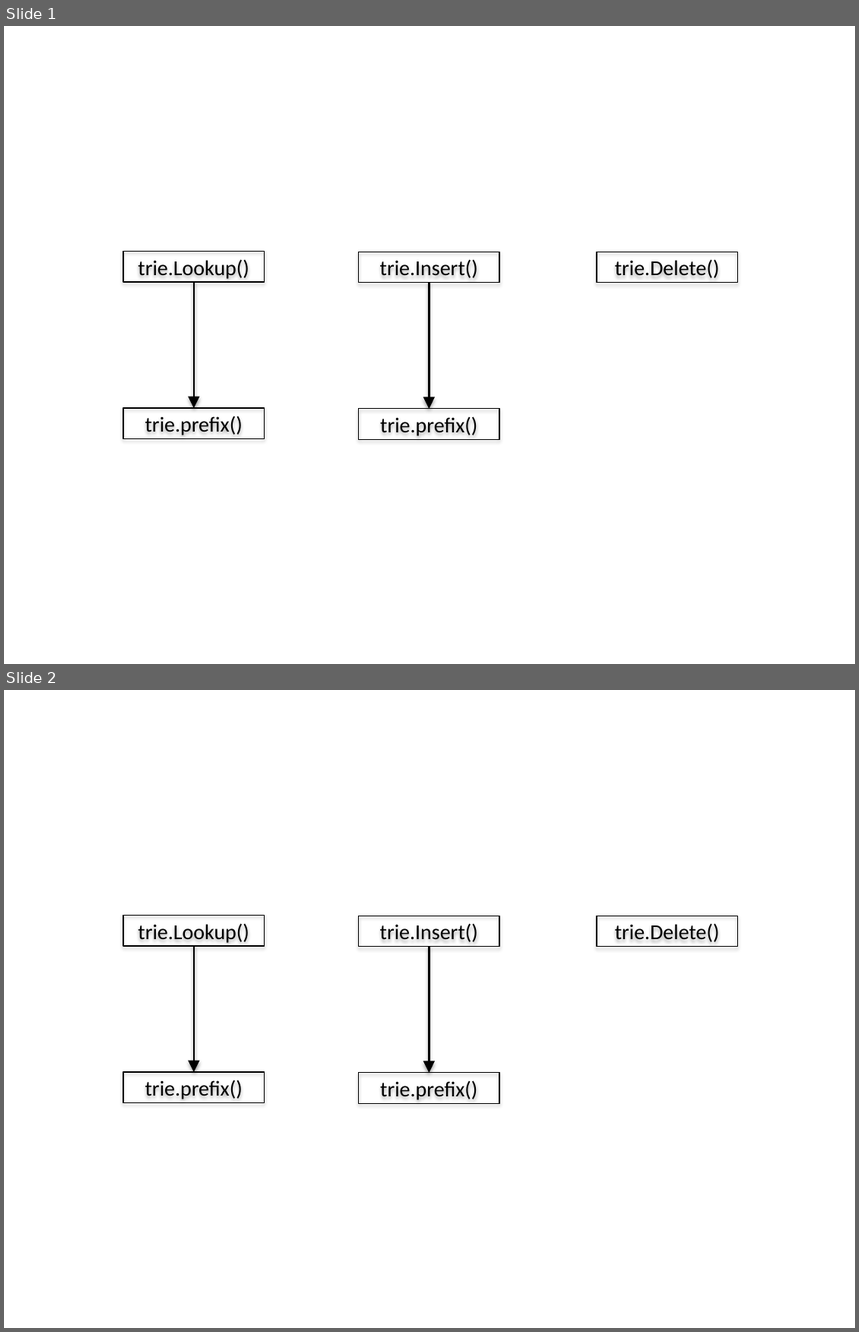
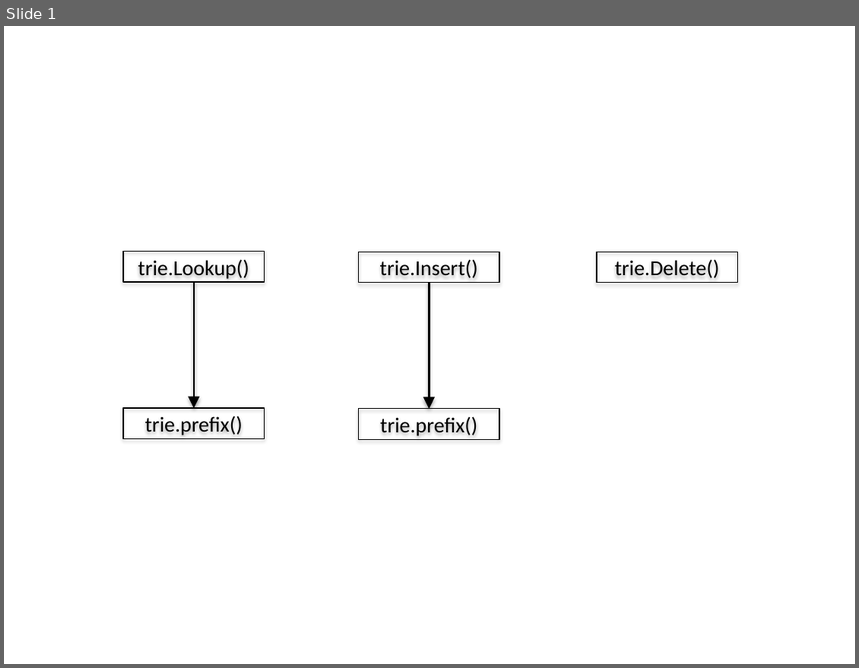
Before and after one commit to ema8490/etn, a slide deck: doc/call graphs.pptx. Shown one above the other, each under a label of ours: slides 1 and 2 before the commit, slide 1 after it. The pictures are 859x1332 and 859x668 pixels, drawn with LibreOffice and Linux fonts; fonts in the diff are those of the drawing. Boxes give left, top, right and bottom in pixels: in the first picture for what was removed or moved away, otherwise in the second. Text is boxed around its words. In the diff, an @@ line names an element or a change of style, - is before the commit and + after.

```diff
--- a/doc/call graphs.pptx
+++ b/doc/call graphs.pptx
@@ slide 2 removed at (4, 690, 855, 1328), background #FFFFFF @@
@@ rectangle removed at (123, 916, 265, 946) @@
-trie.Lookup()
@@ rectangle removed at (359, 916, 500, 947) @@
-trie.Insert()
@@ rectangle removed at (597, 916, 737, 947) @@
-trie.Delete()
@@ arrow removed from (194, 946) to (194, 1072) @@
@@ arrow removed from (429, 947) to (429, 1073) @@
@@ rectangle removed at (123, 1072, 265, 1103) @@
-trie.prefix()
@@ rectangle removed at (359, 1073, 500, 1103) @@
-trie.prefix()
```
Also in this commit, not shown: 1 slide added, 4 other files.
